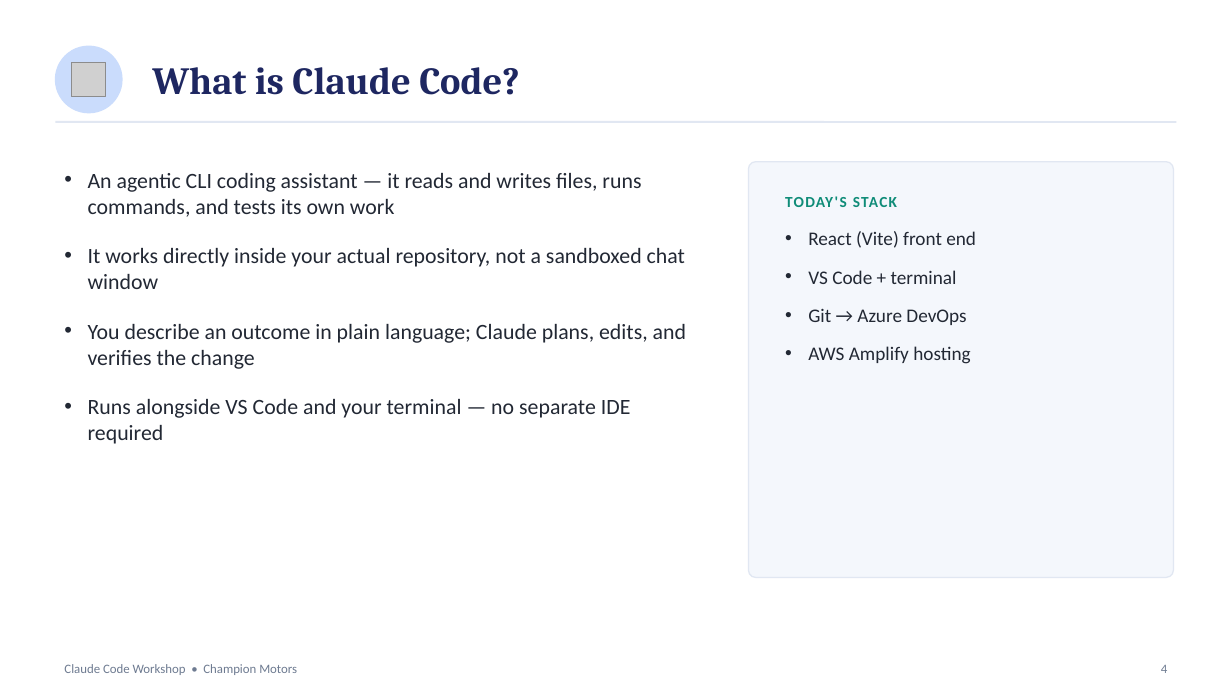
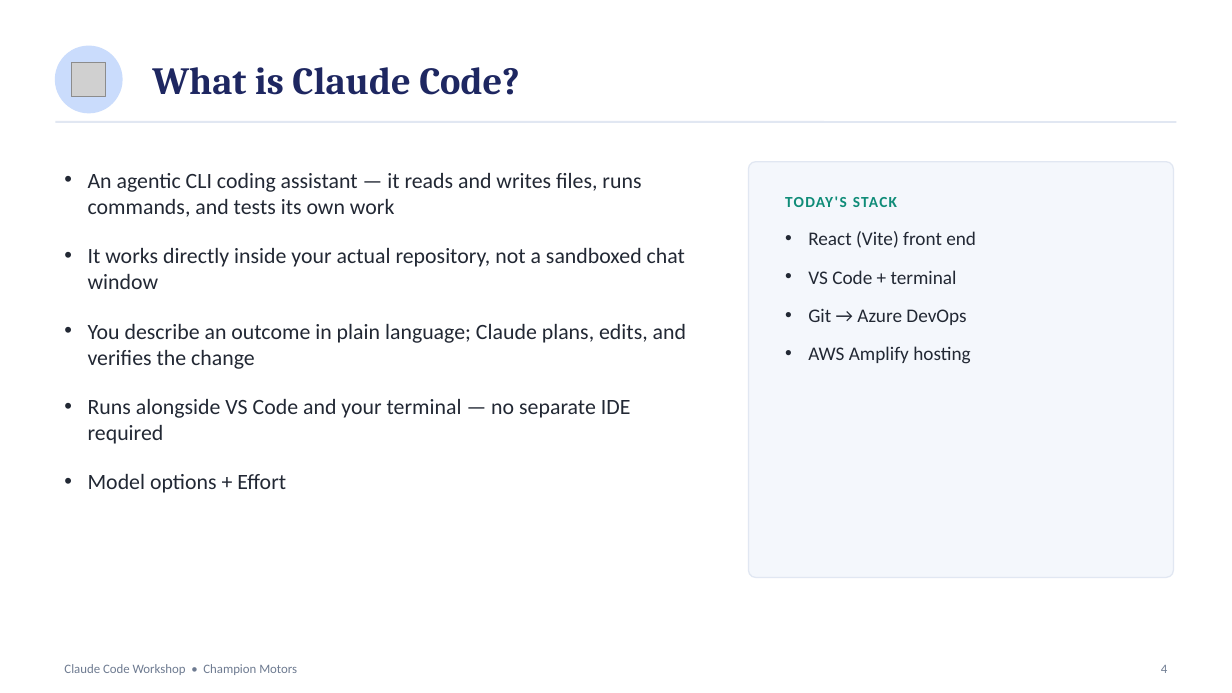
Before and after one commit to galiData/champion-motors, a slide deck: slide 5 of docs/workshop/Champion_Motors_Claude_Code_Workshop_Deck.pptx (slide 4 before the commit). Drawn at 1232x693 pixels with LibreOffice and Linux fonts; fonts in the diff are those of the drawing; grey boxes stand for pictures. Boxes give left, top, right and bottom in pixels: in the first picture for what was removed or moved away, otherwise in the second. Text is boxed around its words. In the diff, an @@ line names an element or a change of style, - is before the commit and + after.

```diff
--- a/docs/workshop/Champion_Motors_Claude_Code_Workshop_Deck.pptx
+++ b/docs/workshop/Champion_Motors_Claude_Code_Workshop_Deck.pptx
@@ text at (x1=88, y1=474, x2=286, y2=493): paragraph added @@
+• Model options + Effort
```
Also in this commit, not shown: 2 other slides changed, 1 slide added.
